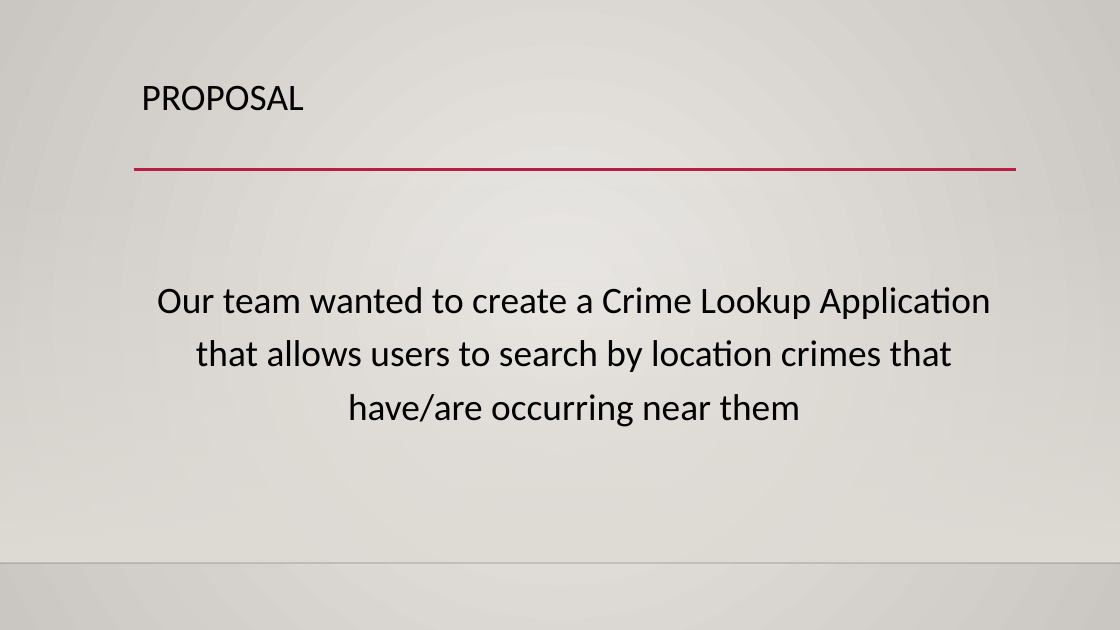
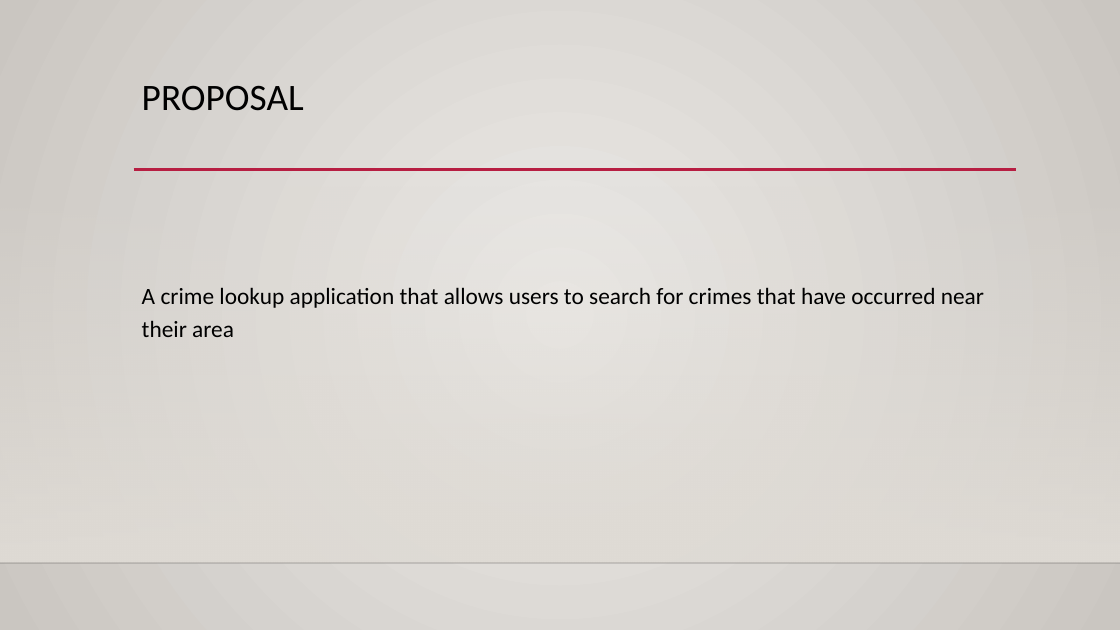
Before and after one commit to MR-Stan/Look-Out, a slide deck: slide 3 of Project2_Presentation_Material.pptx (slide 4 before the commit). Drawn at 1120x630 pixels with LibreOffice and Linux fonts; fonts in the diff are those of the drawing; background and template pictures are left out. Boxes give left, top, right and bottom in pixels: in the first picture for what was removed or moved away, otherwise in the second. Text is boxed around its words. In the diff, an @@ line names an element or a change of style, - is before the commit and + after.

```diff
--- a/Project2_Presentation_Material.pptx
+++ b/Project2_Presentation_Material.pptx
@@ text at box(142, 287, 984, 337): text changed; size 32 to 20 pt @@
-Our team wanted to create a Crime Lookup Application that allows users to search by location crimes that have/are occurring near them
+A crime lookup application that allows users to search for crimes that have occurred near their area
```
Also in this commit, not shown: 3 other slides changed, 1 slide added, 2 slides removed, 11 other files.
